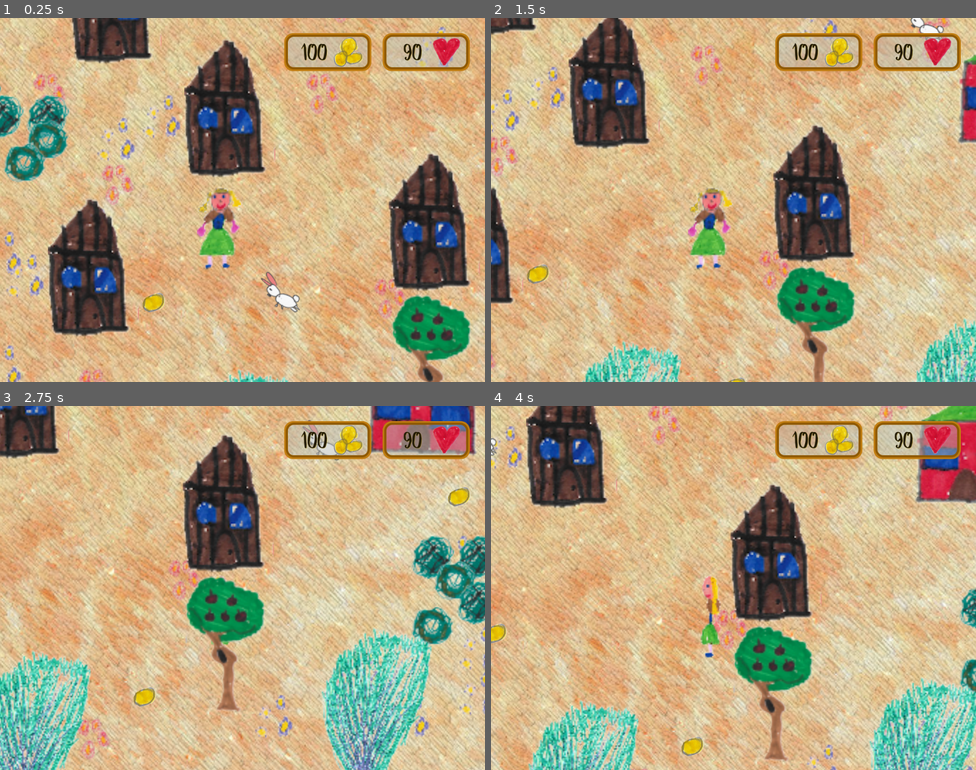
Above: before the commit, frames 1-4 (two rows, left to right).
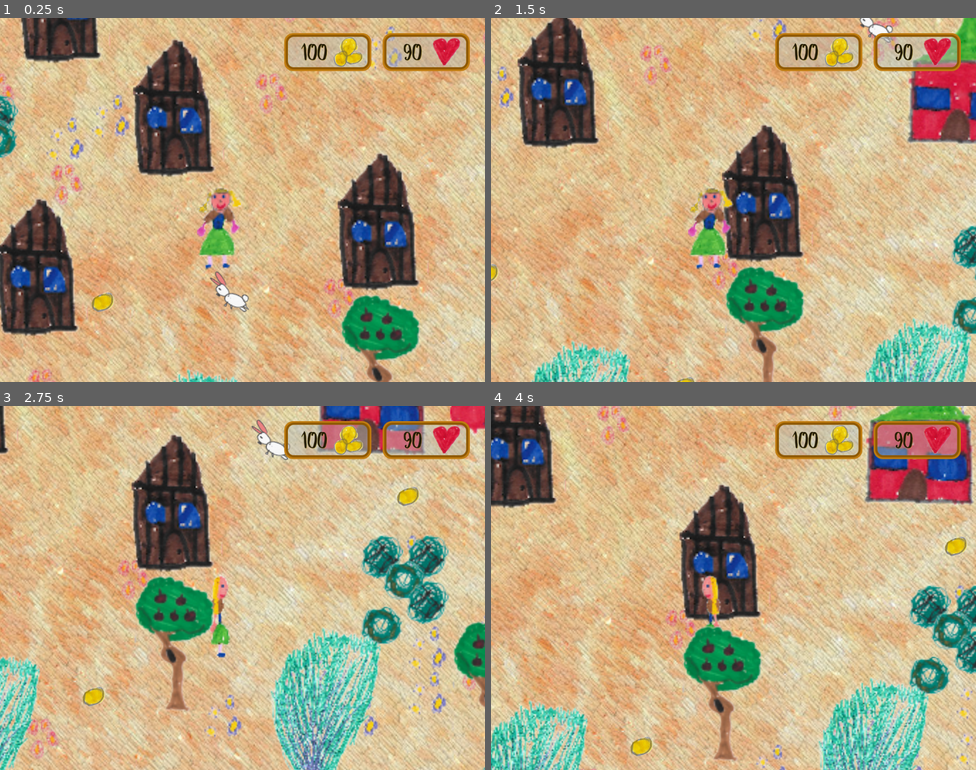
Above: after the commit, the same moments.

Repository: skadge/godot-adventures
Game: Godot game, scene res://Game.tscn
The game is run twice, just before and just after one commit, with the same random seed, the same clock (stepped at 60 frames per second) and the same inputs.
Inputs:
- Up to frame 1 (0.25 s): no input
- Up to frame 2 (1.5 s): tap Enter at 0.5 s; hold Right (right) 0.53-1.28 s; hold Down (down) from 1.28 s (still down)
- Up to frame 3 (2.75 s): release Down (down) at 2.03 s; hold Right (right) from 2.03 s (still down)
- Up to frame 4 (4 s): release Right (right) at 2.78 s; hold Up (ui_up) 2.78-3.53 s; hold Left (left) from 3.53 s (still down)

The runs differ from the first frame. In frame 1, 58% of the frame differs, in the area x 0-100%, y 0-100%; in frame 2, 57%; in frame 3, 61%; in frame 4, 60%.

Commit message:
Support for mobile platform + export Android, castle and flags

Diff:
--- a/2d_motion.gd
+++ b/2d_motion.gd
@@ -79,12 +79,32 @@
     velocity = velocity.normalized() * speed
 
 
+func _on_right():
+    velocity.x = 1
+    velocity = velocity.normalized() * speed
+
+func _on_left():
+    velocity.x = -1
+    velocity = velocity.normalized() * speed
+
+func _on_up():
+    velocity.y = -1
+    velocity = velocity.normalized() * speed
+
+func _on_down():
+    velocity.y = 1
+    velocity = velocity.normalized() * speed
+
+func _on_release_direction_btns():
+    velocity = Vector2()
+
 func _physics_process(delta):
 
     if not active:
         return
 
-    get_input()
+    if OS.get_name() != "Android":
+        get_input()
 
     if velocity == Vector2(0,0):
         moving = false
--- a/Game.tscn
+++ b/Game.tscn
@@ -28,6 +28,8 @@
 [ext_resource path="res://res/props/castle_sheet_small.png" type="Texture" id=26]
 [ext_resource path="res://res/characters/whale_small.png" type="Texture" id=27]
 [ext_resource path="res://res/props/trees-sheet.png" type="Texture" id=28]
+[ext_resource path="res://res/props/castle.png" type="Texture" id=29]
+[ext_resource path="res://res/props/flag.png" type="Texture" id=30]
 
 [sub_resource type="ConvexPolygonShape2D" id=1]
 points = PoolVector2Array( 0, 80, 64, 80, 64, 112, 0, 112 )
@@ -529,6 +531,9 @@
 35/shapes = [  ]
 35/z_index = 0
 
+[sub_resource type="ConvexPolygonShape2D" id=16]
+points = PoolVector2Array( -2.1299, 62.5054, -1.12521, 37.0532, 6.24254, 37.723, 6.91234, 61.8356 )
+
 [sub_resource type="TileSet" id=14]
 0/name = "castle_walls"
 0/texture = ExtResource( 26 )
@@ -558,6 +563,30 @@
 1/shape_one_way_margin = 0.0
 1/shapes = [  ]
 1/z_index = 0
+2/name = "flag"
+2/texture = ExtResource( 30 )
+2/tex_offset = Vector2( 0, 0 )
+2/modulate = Color( 1, 1, 1, 1 )
+2/region = Rect2( 0, 0, 32, 64 )
+2/tile_mode = 0
+2/occluder_offset = Vector2( 0, 0 )
+2/navigation_offset = Vector2( 0, 0 )
+2/shape_offset = Vector2( 0, 0 )
+2/shape_transform = Transform2D( 1, 0, 0, 1, 0, 0 )
+2/shape = SubResource( 16 )
+2/shape_one_way = false
+2/shape_one_way_margin = 1.0
+2/shapes = [ {
+"autotile_coord": Vector2( 0, 0 ),
+"one_way": false,
+"one_way_margin": 1.0,
+"shape": SubResource( 16 ),
+"shape_transform": Transform2D( 1, 0, 0, 1, 0, 0 )
+} ]
+2/z_index = 0
+
+[sub_resource type="RectangleShape2D" id=15]
+extents = Vector2( 121.43, 38.257 )
 
 [node name="Game" type="Node2D"]
 scale = Vector2( 3, 3 )
@@ -568,6 +597,8 @@
 [node name="Interface" parent="GUILayer" instance=ExtResource( 5 )]
 
 [node name="DialoguesLayer" type="CanvasLayer" parent="."]
+offset = Vector2( 200, 0 )
+transform = Transform2D( 1, 0, 0, 1, 200, 0 )
 
 [node name="Dialogues" parent="DialoguesLayer" instance=ExtResource( 14 )]
 visible = false
@@ -1052,7 +1083,18 @@
 tile_set = SubResource( 14 )
 cell_size = Vector2( 32, 32 )
 format = 1
-tile_data = PoolIntArray( -131041, 0, 0, -131039, 0, 0, -131 …(154 unchanged characters)… , 52, 0, 0, 131103, 0, 0, 131124, 0, 0, 262175, 0, 0, 262196, 0, 0, 393247, 0, 0, 393268, 0, 0, 524319, 0, 0, 524321, 0, 0, 524323, 0, 0, 524325, 0, 0, 524330, 0, 0, 524332, 0, 0, 524334, 0, 0, 524336, 0, 0, 524338, 0, 0, 524340, 0, 0, 589863, 1, 0 )
+tile_data = PoolIntArray( -131041, 0, 0, -131039, 0, 0, -131 …(154 unchanged characters)… , 52, 0, 0, 131103, 0, 0, 131124, 0, 0, 196645, 2, 0, 196655, 2, 0, 262175, 0, 0, 262196, 0, 0, 393247, 0, 0, 393268, 0, 0, 524319, 0, 0, 524321, 0, 0, 524323, 0, 0, 524325, 0, 0, 524330, 0, 0, 524332, 0, 0, 524334, 0, 0, 524336, 0, 0, 524338, 0, 0, 524340, 0, 0, 589863, 1, 0, 655397, 2, 0, 655403, 2, 0 )
+
+[node name="Castle" type="StaticBody2D" parent="Items/Castle"]
+position = Vector2( 1362.99, -28.7224 )
+
+[node name="Sprite" type="Sprite" parent="Items/Castle/Castle"]
+position = Vector2( -0.539368, 93.6593 )
+texture = ExtResource( 29 )
+
+[node name="CollisionShape2D" type="CollisionShape2D" parent="Items/Castle/Castle"]
+position = Vector2( 0.420914, 142.436 )
+shape = SubResource( 15 )
 
 [node name="Mountains" type="TileMap" parent="Items"]
 position = Vector2( 208, 178.667 )
@@ -1077,6 +1119,7 @@
 }
 
 [node name="Monsters" type="Node2D" parent="Items"]
+position = Vector2( 96.4697, -29.3931 )
 
 [node name="BlackNightmare2" parent="Items/Monsters" instance=ExtResource( 19 )]
 position = Vector2( 1946.67, 874.667 )
@@ -1103,14 +1146,14 @@
 script = ExtResource( 17 )
 
 [node name="Sorceress" parent="Items" instance=ExtResource( 23 )]
-position = Vector2( 2266.67, 14.1335 )
+position = Vector2( 2265.41, 6.5809 )
 script = ExtResource( 22 )
 
 [node name="Blacksmith" parent="Items" instance=ExtResource( 18 )]
 position = Vector2( 1890.67, 1248 )
 
 [node name="Player" parent="Items" instance=ExtResource( 3 )]
-position = Vector2( 9.09583, 127.874 )
+position = Vector2( 44.9153, 128.147 )
 health = 90
 gold = 100
 
@@ -1118,6 +1161,11 @@
 position = Vector2( 1496, 1298.67 )
 
 [node name="Tween" type="Tween" parent="."]
+[connection signal="direction_btns_released" from="GUILayer/Interface" to="Items/Player" method="_on_release_direction_btns"]
+[connection signal="down" from="GUILayer/Interface" to="Items/Player" method="_on_down"]
+[connection signal="left" from="GUILayer/Interface" to="Items/Player" method="_on_left"]
+[connection signal="right" from="GUILayer/Interface" to="Items/Player" method="_on_right"]
+[connection signal="up" from="GUILayer/Interface" to="Items/Player" method="_on_up"]
 [connection signal="body_entered" from="background/Path" to="Items/Player" method="_on_path_entered"]
 [connection signal="body_exited" from="background/Path" to="Items/Player" method="_on_path_exited"]
 [connection signal="body_entered" from="background/PineVillage" to="GUILayer/Interface" method="_on_zone_entered" binds= [ "Pine Village" ]]
--- a/General.gd
+++ b/General.gd
@@ -30,10 +30,10 @@
     $DialoguesLayer/Dialogues.hide()
     #pass
 
-# Called every frame. 'delta' is the elapsed time since the previous frame.
-#func _process(delta):
-#    pass
-
+func _unhandled_input(event):
+    if event is InputEventKey:
+        if event.pressed and event.scancode == KEY_ESCAPE:
+            get_tree().quit()
 
 func _on_Character_body_entered(body):
     pass # Replace with function body.
--- a/Interface.tscn
+++ b/Interface.tscn
@@ -8,6 +8,11 @@
 [ext_resource path="res://res/interface/theme/default_theme.tres" type="Theme" id=6]
 [ext_resource path="res://res/props/sword_icon.png" type="Texture" id=7]
 [ext_resource path="res://res/interface/HealthCounter.tscn" type="PackedScene" id=8]
+[ext_resource path="res://res/interface/down_arrow.png" type="Texture" id=9]
+[ext_resource path="res://res/interface/right_arrow.png" type="Texture" id=10]
+[ext_resource path="res://res/interface/left_arrow.png" type="Texture" id=11]
+[ext_resource path="res://res/interface/64px_placeholder.png" type="Texture" id=12]
+[ext_resource path="res://res/interface/up_arrow.png" type="Texture" id=13]
 
 [sub_resource type="Animation" id=1]
 resource_name = "DisplayMainMsg"
@@ -133,6 +138,82 @@
 
 [node name="AnimationPlayer" type="AnimationPlayer" parent="."]
 anims/DisplayMainMsg = SubResource( 1 )
+
+[node name="DirectionButtons" type="HBoxContainer" parent="."]
+anchor_top = 1.0
+anchor_bottom = 1.0
+margin_left = 63.0
+margin_top = -231.0
+margin_right = 263.0
+margin_bottom = -31.0
+__meta__ = {
+"_edit_use_anchors_": false
+}
+
+[node name="VBoxContainer" type="VBoxContainer" parent="DirectionButtons"]
+margin_right = 64.0
+margin_bottom = 200.0
+
+[node name="TextureRect" type="TextureRect" parent="DirectionButtons/VBoxContainer"]
+margin_right = 64.0
+margin_bottom = 64.0
+texture = ExtResource( 12 )
+
+[node name="LeftBtn" type="TextureButton" parent="DirectionButtons/VBoxContainer"]
+margin_top = 68.0
+margin_right = 64.0
+margin_bottom = 132.0
+texture_normal = ExtResource( 11 )
+
+[node name="TextureRect2" type="TextureRect" parent="DirectionButtons/VBoxContainer"]
+margin_top = 136.0
+margin_right = 64.0
+margin_bottom = 200.0
+texture = ExtResource( 12 )
+
+[node name="VBoxContainer2" type="VBoxContainer" parent="DirectionButtons"]
+margin_left = 68.0
+margin_right = 132.0
+margin_bottom = 200.0
+
+[node name="UpBtn" type="TextureButton" parent="DirectionButtons/VBoxContainer2"]
+margin_right = 64.0
+margin_bottom = 64.0
+texture_normal = ExtResource( 13 )
+
+[node name="TextureRect3" type="TextureRect" parent="DirectionButtons/VBoxContainer2"]
+margin_top = 68.0
+margin_right = 64.0
+margin_bottom = 132.0
+texture = ExtResource( 12 )
+
+[node name="DownBtn" type="TextureButton" parent="DirectionButtons/VBoxContainer2"]
+margin_top = 136.0
+margin_right = 64.0
+margin_bottom = 200.0
+texture_normal = ExtResource( 9 )
+
+[node name="VBoxContainer3" type="VBoxContainer" parent="DirectionButtons"]
+margin_left = 136.0
+margin_right = 200.0
+margin_bottom = 200.0
+
+[node name="TextureRect3" type="TextureRect" parent="DirectionButtons/VBoxContainer3"]
+margin_right = 64.0
+margin_bottom = 64.0
+texture = ExtResource( 12 )
+
+[node name="RightBtn" type="TextureButton" parent="DirectionButtons/VBoxContainer3"]
+margin_top = 68.0
+margin_right = 64.0
+margin_bottom = 132.0
+texture_normal = ExtResource( 10 )
+
+[node name="TextureRect4" type="TextureRect" parent="DirectionButtons/VBoxContainer3"]
+margin_top = 136.0
+margin_right = 64.0
+margin_bottom = 200.0
+texture = ExtResource( 12 )
 [connection signal="pressed" from="Inventory/HBox/HotAirBalloonButton" to="." method="_on_HotAirBalloonButton_pressed"]
 [connection signal="pressed" from="Inventory/HBox/PlayerButton" to="." method="_on_PlayerButton_pressed"]
 [connection signal="pressed" from="Inventory/HBox/SwordButton" to="." method="_on_SwordButton_pressed"]
--- a/project.godot
+++ b/project.godot
@@ -9,12 +9,18 @@
 config_version=4
 
 _global_script_classes=[ {
+"base": "Node2D",
+"class": "Character",
+"language": "GDScript",
+"path": "res://res/characters/Character.gd"
+}, {
 "base": "",
 "class": "GitAPI",
 "language": "NativeScript",
 "path": "res://git_api.gdns"
 } ]
 _global_script_class_icons={
+"Character": "",
 "GitAPI": ""
 }
 
@@ -22,6 +28,7 @@
 
 config/name="Dragons' Eggs Tale"
 run/main_scene="res://Game.tscn"
+config/icon="res://icon.png"
 
 [display]
 
--- a/res/characters/Aeronaut.gd
+++ b/res/characters/Aeronaut.gd
@@ -1,6 +1,8 @@
 extends "res://res/characters/Character.gd"
 
 onready var hotairballoon  = root.get_node("Game/Items/HotAirBalloon")
+
+var is_first_time = true
 
 var balloonSold = false
 
@@ -22,8 +24,11 @@
 
         var sentences = dialogues
 
-        if not is_first_time:
+        if is_first_time:
+            is_first_time = false
+        else:
             sentences = dialogues.slice(1, dialogues.size()-1)
+
 
         dialogue.say_many($Sprite, sentences)
         yield(dialogue, "conversation_finished")
--- a/res/characters/Blacksmith.gd
+++ b/res/characters/Blacksmith.gd
@@ -1,6 +1,7 @@
 extends "res://res/characters/Character.gd"
 
 var swordSold = false
+var is_first_time = true
 
 signal swordAvailable
 
@@ -20,6 +21,7 @@
     if not swordSold:
 
         if is_first_time:
+            is_first_time = false
             dialogue.say_many($Sprite, dialogues)
             yield(dialogue, "conversation_finished")
 
--- a/res/characters/Character.gd
+++ b/res/characters/Character.gd
@@ -1,4 +1,5 @@
 extends Node2D
+class_name Character
 
 onready var root = get_tree().root
 onready var dialogue  = root.get_node("Game/DialoguesLayer/Dialogues")
@@ -15,7 +16,7 @@
 var dialogueDefault = ["How are you today?",
                        "What a lovely weather!"]
 
-var is_first_time = true
+
 
 var rng = RandomNumberGenerator.new()
 
@@ -35,8 +36,6 @@
 
         var sentences = dialogues
 
-        if not is_first_time:
-            sentences = dialogues.slice(1, dialogues.size()-1)
 
         dialogue.say_many($Sprite, sentences)
         yield(dialogue, "conversation_finished")
@@ -78,7 +77,6 @@
 
     if body.get_name() == "Player":
         dialogue_stages()
-        is_first_time = false
 
 
 
--- a/res/characters/Guard.gd
+++ b/res/characters/Guard.gd
@@ -1,5 +1,6 @@
 extends "res://res/characters/Character.gd"
 
+var is_first_time = true
 
 func dialogue_stages():
 
@@ -7,6 +8,7 @@
 
     if is_first_time:
         sentences += ["I'm the guard of the castle."]
+        is_first_time = false
 
     sentences += ["Only the royal family can get in.",
                  "Go away!"]
--- a/res/characters/Sorceress.gd
+++ b/res/characters/Sorceress.gd
@@ -1,6 +1,7 @@
 extends "res://res/characters/Character.gd"
 
-var snowcatRideDone = true
+var snowcatRideDone = false
+var is_first_time = true
 
 signal ride_to_village
 
@@ -17,6 +18,7 @@
                 "...the aeronaut...",
                 "He lives at the Lonely Village and sells hot air balloons",
                 "He might be able to help you."]
+            is_first_time = false
 
         sentences += ["The road to Lonely village is dangerous. Lots of monsters!",
                      " "]
--- a/res/interface/Dialogues.gd
+++ b/res/interface/Dialogues.gd
@@ -51,6 +51,7 @@
             yield(btnContinue, "pressed")
         else:
             btnContinue.hide()
+            get_parent().set_process_input(false)
             emit_signal("conversation_finished")
 
 func say_yes_no(sprite, text, cb_object, on_yes, on_no):
--- a/res/interface/Interface.gd
+++ b/res/interface/Interface.gd
@@ -3,8 +3,41 @@
 onready var root = get_tree().root
 onready var player  = root.get_node("Game/Items/Player")
 
+signal up
+signal down
+signal left
+signal right
+signal direction_btns_released
+
+func _on_btn_up():
+    emit_signal("up")
+func _on_btn_down():
+    emit_signal("down")
+func _on_btn_right():
+    emit_signal("right")
+func _on_btn_left():
+    emit_signal("left")
+func _on_btn_released():
+    emit_signal("direction_btns_released")
+
 # Called when the node enters the scene tree for the first time.
 func _ready():
+
+    if OS.get_name() == "Android":
+        $DirectionButtons.show()
+
+        # Forwarding of the direction buttons signals
+        $DirectionButtons/VBoxContainer/LeftBtn.connect("button_down", self, "_on_btn_left")
+        $DirectionButtons/VBoxContainer/LeftBtn.connect("button_up", self, "_on_btn_released")
+        $DirectionButtons/VBoxContainer3/RightBtn.connect("button_down", self, "_on_btn_right")
+        $DirectionButtons/VBoxContainer3/RightBtn.connect("button_up", self, "_on_btn_released")
+        $DirectionButtons/VBoxContainer2/UpBtn.connect("button_down", self, "_on_btn_up")
+        $DirectionButtons/VBoxContainer2/UpBtn.connect("button_up", self, "_on_btn_released")
+        $DirectionButtons/VBoxContainer2/DownBtn.connect("button_down", self, "_on_btn_down")
+        $DirectionButtons/VBoxContainer2/DownBtn.connect("button_up", self, "_on_btn_released")
+    else:
+        $DirectionButtons.hide()
+
     $Inventory.hide()
     $Inventory/HBox/HotAirBalloonButton.hide()
     $Inventory/HBox/PlayerButton.hide()
Not shown: 1 places in Game.tscn that only renumber resources
Not shown: 1 places in Interface.tscn that only renumber resources
Not shown, changed: export_presets.cfg
Binary file added: icon.png
Not shown, added: icon.png.import
Binary file added: res/interface/64px_placeholder.png
Not shown, added: res/interface/64px_placeholder.png.import
Binary file added: res/interface/down_arrow.png
Not shown, added: res/interface/down_arrow.png.import
Binary file added: res/interface/left_arrow.png
Not shown, added: res/interface/left_arrow.png.import
Binary file added: res/interface/right_arrow.png
(and 7 more such lines)
